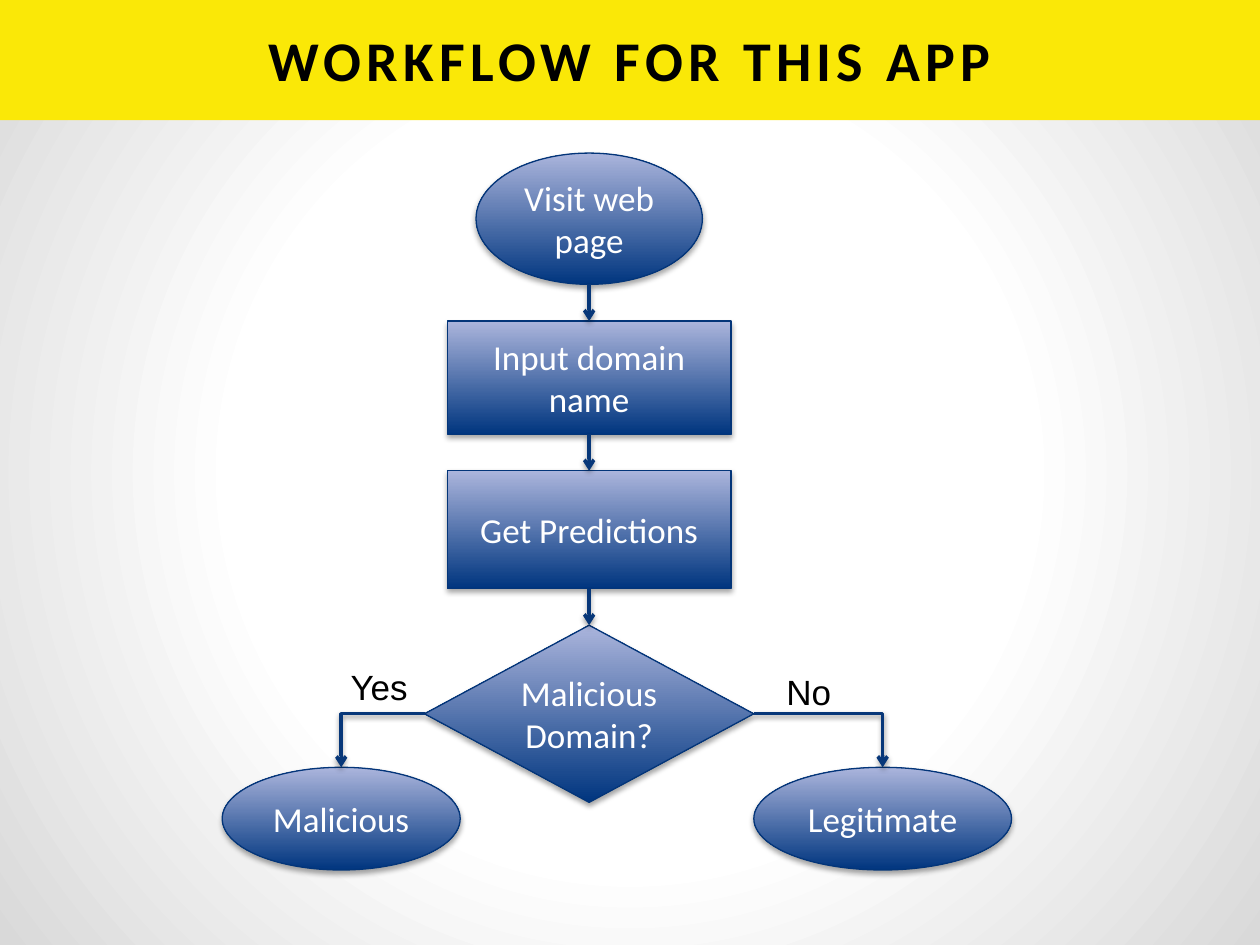
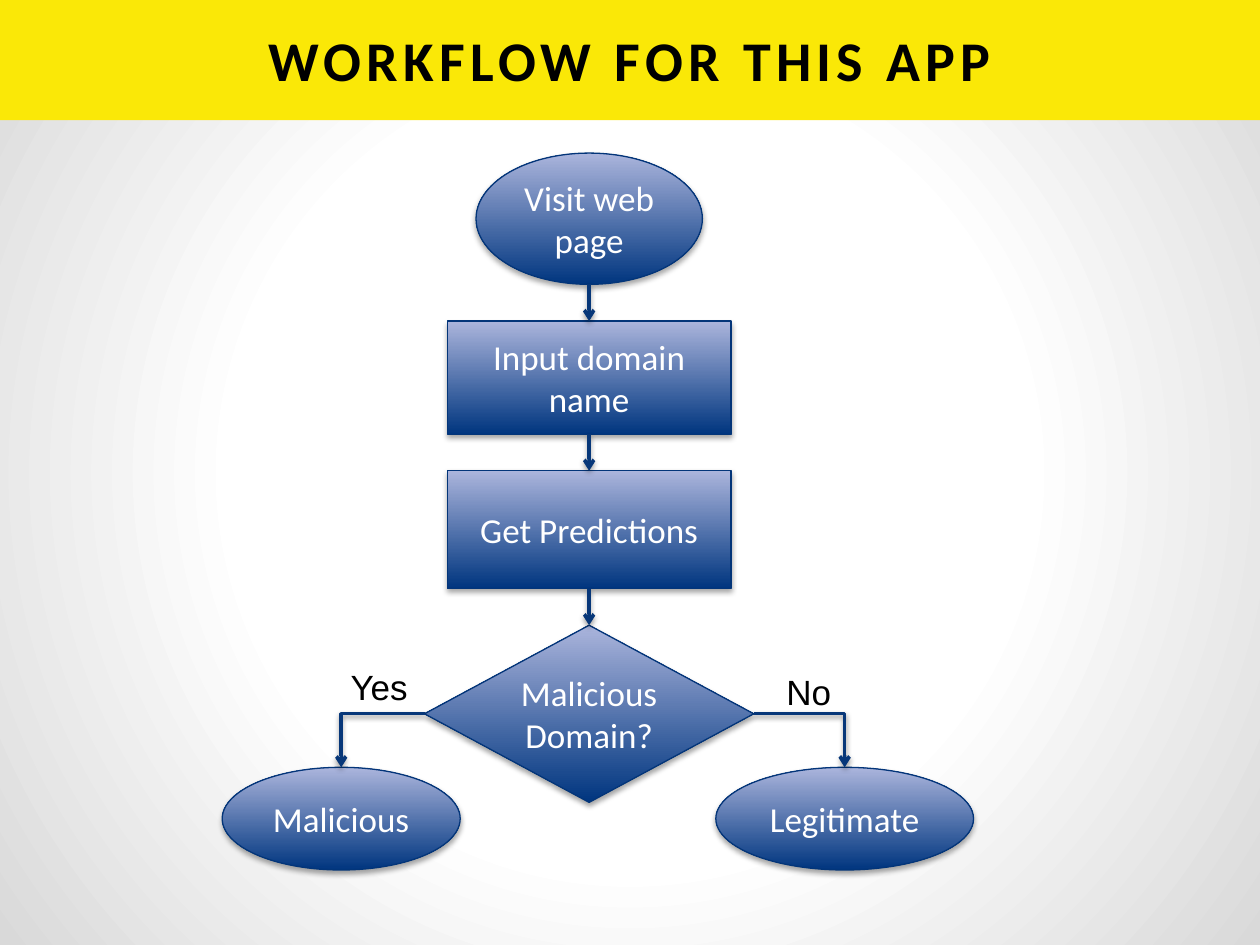
Before and after one commit to h2oai/h2o-tutorials, a slide deck: slide 8 of tutorials/aws-lambda-app/BuildingAnAppWithAWSLambda.pptx. Drawn at 1260x945 pixels with LibreOffice and Linux fonts; fonts in the diff are those of the drawing. Boxes give left, top, right and bottom in pixels: in the first picture for what was removed or moved away, otherwise in the second. Text is boxed around its words. In the diff, an @@ line names an element or a change of style, - is before the commit and + after.

```diff
--- a/tutorials/aws-lambda-app/BuildingAnAppWithAWSLambda.pptx
+++ b/tutorials/aws-lambda-app/BuildingAnAppWithAWSLambda.pptx
@@ elbow arrow moved from (753, 714) - (883, 767) to (753, 714) - (844, 767) @@
@@ ellipse "Legitimate": place and size @@
-ellipse "Legitimate" at [753,767,1012,869]
+ellipse "Legitimate" at [716,767,974,869]
```
Also in this commit, not shown: 3 other slides changed.
